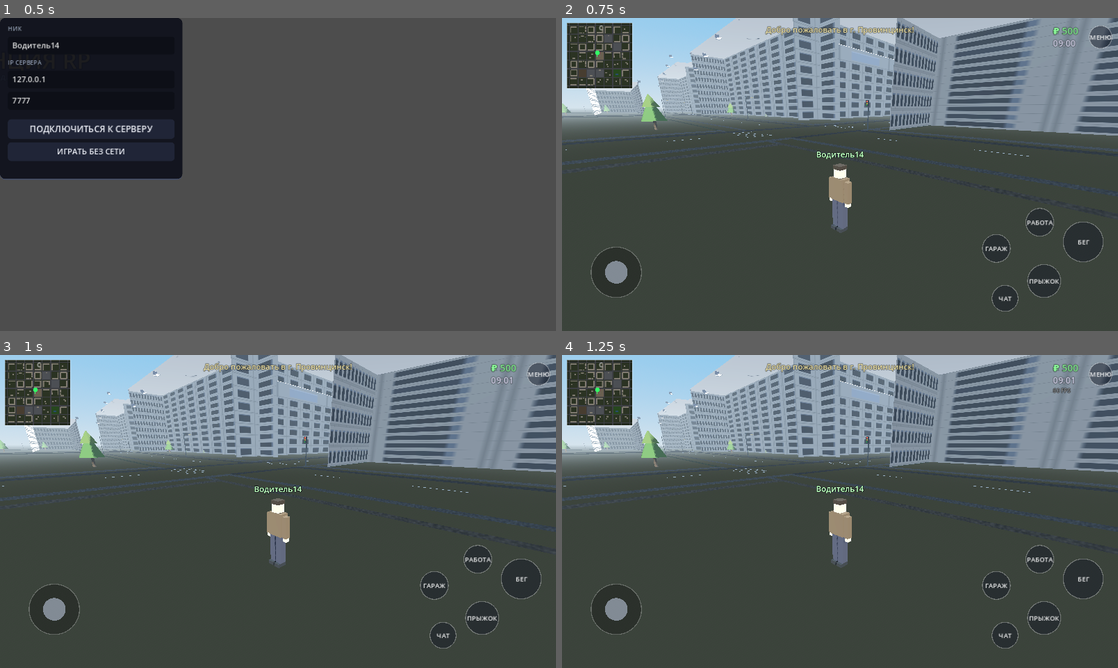
Above: before the commit, frames 1-4 (two rows, left to right).
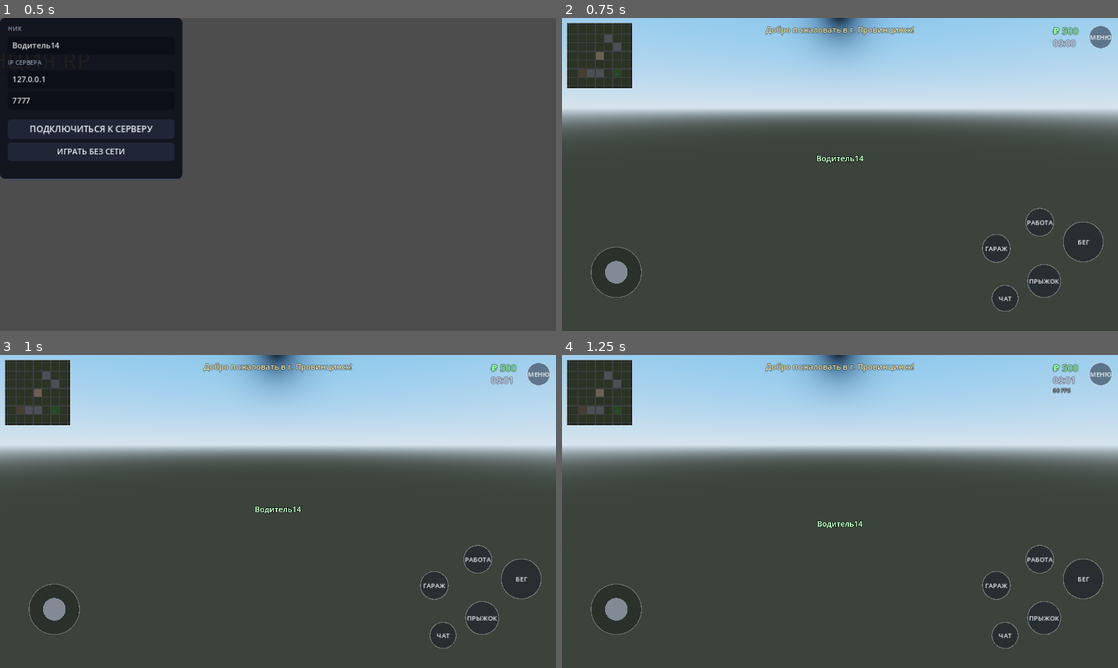
Above: after the commit, the same moments.

Repository: mimistr036-coder/launcher
Game: Godot game, scene res://br/boot.tscn
Same seed, same stepped clock (60 frames per second), same inputs: the game is played once before the commit and once after it.
Inputs:
- Up to frame 1 (0.5 s): no input
- Up to frame 2 (0.75 s): click "ИГРАТЬ БЕЗ СЕТИ" at 0.5 s
- Up to frame 3 (1 s): no input
- Up to frame 4 (1.25 s): no input

Frame 1 is identical in both runs. In frame 2, 28% of the frame differs, in the area x 0-100%, y 0-69%; in frame 3, 28%; in frame 4, 28%.
Error after the commit: Parse Error: Function "noise_img" has the same name as a previously declared function. (res://br/texture_lib.gd:173)

Commit message:
update: светлее асфальт/газон, бордюры, живые фасады (8 цветов стен, рамки окон, цоколь, небесный отлив стёкол), светлее тени; диагностика материалов в CI
Co-authored-by: arena-agent <297053741+arena-agent@users.noreply.github.com>

Diff:
--- a/game/br/boot.gd
+++ b/game/br/boot.gd
@@ -90,7 +90,11 @@
 				if not (geo is MeshInstance3D) or geo.mesh == null:
 					continue
 				var aab: AABB = geo.mesh.get_aabb()
-				print("[GEO] ", geo.name, " aabb_pos=", aab.position, " aabb_size=", aab.size)
+				var mat0: Material = geo.mesh.surface_get_material(0)
+				var has_tex: bool = mat0 != null and (mat0 as StandardMaterial3D).albedo_texture != null
+				var col: Color = (mat0 as StandardMaterial3D).albedo_color if mat0 != null else Color(-1, -1, -1)
+				print("[GEO] ", geo.name, " aabb_pos=", aab.position, " aabb_size=", aab.size,
+					" mat_tex=", has_tex, " mat_col=", col)
 				# вершины-экстремумы: где мусор?
 				for sidx in range(geo.mesh.get_surface_count()):
 					var arrs: Array = geo.mesh.surface_get_arrays(sidx)
--- a/game/br/city_builder.gd
+++ b/game/br/city_builder.gd
@@ -265,6 +265,15 @@
 			var x0 := line_coord(i) + ROAD_W * 0.5
 			var x1 := line_coord(i + 1) - ROAD_W * 0.5
 			_box(asph, Vector3((x0 + x1) * 0.5, -0.1, z), Vector3(x1 - x0, 0.2, ROAD_W))
+	# бордюрные камни вдоль дорог (визуал)
+	var curb = TL.flat(Color(0.66, 0.65, 0.62))
+	for i in range(GRID + 1):
+		var cx := line_coord(i)
+		_box(curb, Vector3(cx - ROAD_W * 0.5 - 0.2, 0.03, 0), Vector3(0.4, 0.16, L), false, 4.0, curb)
+		_box(curb, Vector3(cx + ROAD_W * 0.5 + 0.2, 0.03, 0), Vector3(0.4, 0.16, L), false, 4.0, curb)
+		var cz := line_coord(i)
+		_box(curb, Vector3(0, 0.03, cz - ROAD_W * 0.5 - 0.2), Vector3(L, 0.16, 0.4), false, 4.0, curb)
+		_box(curb, Vector3(0, 0.03, cz + ROAD_W * 0.5 + 0.2), Vector3(L, 0.16, 0.4), false, 4.0, curb)
 	# разметка (визуал, без коллизии)
 	var white = TL.flat(Color(0.85, 0.85, 0.82))
 	for i in [0, 3, 7]:
--- a/game/br/day_night.gd
+++ b/game/br/day_night.gd
@@ -58,8 +58,8 @@
 		_sky_mat.ground_bottom_color = NIGHT_HOR.lerp(Color(0.2, 0.22, 0.2), day)
 		_sky_mat.ground_horizon_color = _sky_mat.sky_horizon_color
 	if env != null:
-		env.ambient_light_energy = 0.28 + day * 0.55
-		env.ambient_light_color = Color(0.6, 0.7, 0.85).lerp(Color(0.25, 0.3, 0.45), night)
+		env.ambient_light_energy = 0.45 + day * 0.6
+		env.ambient_light_color = Color(0.72, 0.78, 0.9).lerp(Color(0.3, 0.35, 0.5), night)
 		env.fog_density = 0.0015 + night * 0.012
 		env.fog_light_color = _sky_mat.sky_horizon_color if _sky_mat != null else Color(0.5, 0.5, 0.5)
 	TL.set_night(night)
--- a/game/br/texture_lib.gd
+++ b/game/br/texture_lib.gd
@@ -19,8 +19,14 @@
 	return s.get_meta("night")
 
 const WALL_PALETTE := [
-	Color("c9c1b2"), Color("b9b3a7"), Color("cfc8ba"),
-	Color("a9a59d"), Color("b3a898"), Color("c2b8a6"),
+	Color("ddd3b4"),  # кремовый
+	Color("d9c49a"),  # бежевый
+	Color("cfa96e"),  # охристый
+	Color("b9c8b1"),  # мятно-зелёный
+	Color("adb9c4"),  # серо-голубой
+	Color("c98f6e"),  # кирпичный
+	Color("d8d0c0"),  # светлый камень
+	Color("cbb9d0"),  # сиреневатый
 ]
 
 # ---------------- Базовое ----------------
@@ -56,11 +62,11 @@
 	var cfg := {}
 	match kind:
 		"asphalt":
-			cfg = {"c": Color(0.23, 0.235, 0.25), "f": 0.09, "s": 11, "v": 0.5}
+			cfg = {"c": Color(0.31, 0.32, 0.345), "f": 0.09, "s": 11, "v": 0.30}
 		"walk":
-			cfg = {"c": Color(0.55, 0.545, 0.52), "f": 0.2, "s": 12, "v": 0.22}
+			cfg = {"c": Color(0.63, 0.62, 0.59), "f": 0.2, "s": 12, "v": 0.18}
 		"grass":
-			cfg = {"c": Color(0.25, 0.38, 0.17), "f": 0.06, "s": 13, "v": 0.4}
+			cfg = {"c": Color(0.31, 0.45, 0.22), "f": 0.06, "s": 13, "v": 0.32}
 		"plaza":
 			cfg = {"c": Color(0.56, 0.5, 0.42), "f": 0.15, "s": 14, "v": 0.25}
 		"dirt":
@@ -102,6 +108,11 @@
 	var seam := wall.darkened(0.18)
 	var rng := RandomNumberGenerator.new()
 	rng.seed = cols * 1000 + floors * 31 + variant
+	# цоколь первого этажа — тёмная каменная полоса
+	var plinth := Color(0.32, 0.31, 0.30)
+	for yy in range(ch - 8, ch):
+		for x in range(w):
+			img.set_pixel(x, yy, plinth.darkened(rng.randf() * 0.08))
 	for row in range(floors):
 		var y0 := row * ch
 		# панельные швы
@@ -118,7 +129,133 @@
 			var wy := y0 + 6
 			var ww := cw - 14
 			var wh := ch - 11
-			var glass := Color(0.10, 0.13, 0.17).lightened(rng.randf() * 0.10)
+			var glass := Color(0.17, 0.22, 0.29).lightened(rng.randf() * 0.16)
+			glass = glass.lerp(Color(0.45, 0.56, 0.66), rng.randf() * 0.35)
+			if row == 0 and variant == 2:
+				glass = Color(0.85, 0.87, 0.9).darkened(rng.randf() * 0.3)
+			# ночью светится часть окон этого окна
+			var lit := rng.randf() < 0.28
+			if row == 0 and variant == 2:
+				lit = true
+			var wc := Color(1.0, 0.72, 0.35).lightened(rng.randf() * 0.3)
+			if row == 0 and variant == 2:
+				wc = Color(0.95, 0.97, 1.0)
+			for yy in range(wh):
+				for xx in range(ww):
+					var px := clampi(wx + xx, 0, w - 1)
+					var py := clampi(wy + yy, 0, h - 1)
+					var c := glass
+					if yy < 2:
+						c = glass.lightened(0.35)
+					img.set_pixel(px, py, c)
+					if lit:
+						emis.set_pixel(px, py, wc)
+				# верх окна подсвечен небом
+				for xx in range(ww):
+					emis.set_pixel(clampi(wx + xx, 0, w - 1), clampi(wy, 0, h - 1), Color(0.18, 0.2, 0.25))
+			# белая рамка окна
+			for xx in range(ww + 2):
+				img.set_pixel(clampi(wx - 1 + xx, 0, w - 1), clampi(wy - 1, 0, h - 1), Color(0.92, 0.92, 0.9))
+				img.set_pixel(clampi(wx - 1 + xx, 0, w - 1), clampi(wy + wh, 0, h - 1), Color(0.92, 0.92, 0.9))
+			for yy2 in range(wh):
+				img.set_pixel(clampi(wx - 1, 0, w - 1), clampi(wy + yy2, 0, h - 1), Color(0.92, 0.92, 0.9))
+				img.set_pixel(clampi(wx + ww, 0, w - 1), clampi(wy + yy2, 0, h - 1), Color(0.92, 0.92, 0.9))
+	var m := StandardMaterial3D.new()
+	m.albedo_color = color
+	m.metallic = metallic
+	m.roughness = rough
+	if unshaded:
+		m.shading_mode = BaseMaterial3D.SHADING_MODE_UNSHADED
+	_cache()[key] = m
+	return m
+
+
+static func noise_img(w: int, h: int, freq: float, seedv: int, base: Color, vary: float) -> Image:
+	var img := Image.create(w, h, false, Image.FORMAT_RGB8)
+	var n := FastNoiseLite.new()
+	n.seed = seedv
+	n.frequency = freq
+	for y in range(h):
+		for x in range(w):
+			var v := n.get_noise_2d(float(x), float(y))
+			var f := clampf(0.5 + v * vary, 0.0, 1.0)
+			img.set_pixel(x, y, Color(base.r * f, base.g * f, base.b * f))
+	return img
+
+
+static func _ground_mat(kind: String) -> StandardMaterial3D:
+	var cfg := {}
+	match kind:
+		"asphalt":
+			cfg = {"c": Color(0.31, 0.32, 0.345), "f": 0.09, "s": 11, "v": 0.30}
+		"walk":
+			cfg = {"c": Color(0.63, 0.62, 0.59), "f": 0.2, "s": 12, "v": 0.18}
+		"grass":
+			cfg = {"c": Color(0.31, 0.45, 0.22), "f": 0.06, "s": 13, "v": 0.32}
+		"plaza":
+			cfg = {"c": Color(0.56, 0.5, 0.42), "f": 0.15, "s": 14, "v": 0.25}
+		"dirt":
+			cfg = {"c": Color(0.42, 0.36, 0.26), "f": 0.1, "s": 15, "v": 0.35}
+		_:
+			cfg = {"c": Color(0.5, 0.5, 0.5), "f": 0.1, "s": 1, "v": 0.3}
+	var m := StandardMaterial3D.new()
+	m.albedo_texture = ImageTexture.create_from_image(
+		noise_img(128, 128, cfg["f"], cfg["s"], cfg["c"], cfg["v"]))
+	m.roughness = 1.0
+	return m
+
+
+static func ground(kind: String) -> StandardMaterial3D:
+	var key := "ground_" + kind
+	if _cache().has(key):
+		return _cache()[key]
+	var m := _ground_mat(kind)
+	_cache()[key] = m
+	return m
+
+# ---------------- Фасады панелек ----------------
+## Текстура фасада: сетка окон на всю стену (UV каждой грани 0..1).
+## Ширины зданий квантованы, поэтому текстур немного и они шарятся.
+
+static func facade(cols: int, floors: int, variant: int) -> StandardMaterial3D:
+	var key := "facade_%d_%d_%d" % [cols, floors, variant]
+	if _cache().has(key):
+		return _cache()[key]
+	var cw := 32
+	var ch := 28
+	var w := cols * cw
+	var h := floors * ch
+	var wall: Color = WALL_PALETTE[abs(variant) % WALL_PALETTE.size()]
+	var img := Image.create(w, h, false, Image.FORMAT_RGB8)
+	var emis := Image.create(w, h, false, Image.FORMAT_RGB8)
+	img.fill(wall)
+	emis.fill(Color(0, 0, 0))
+	var seam := wall.darkened(0.18)
+	var rng := RandomNumberGenerator.new()
+	rng.seed = cols * 1000 + floors * 31 + variant
+	# цоколь первого этажа — тёмная каменная полоса
+	var plinth := Color(0.32, 0.31, 0.30)
+	for yy in range(ch - 8, ch):
+		for x in range(w):
+			img.set_pixel(x, yy, plinth.darkened(rng.randf() * 0.08))
+	for row in range(floors):
+		var y0 := row * ch
+		# панельные швы
+		for x in range(w):
+			img.set_pixel(x, clampi(y0 + ch - 2, 0, h - 1), seam)
+			if row > 0:
+				img.set_pixel(x, y0, seam)
+		for col in range(cols):
+			var x0 := col * cw
+			for yy in range(ch):
+				img.set_pixel(clampi(x0 + cw - 1, 0, w - 1), y0 + yy, seam)
+			# окно
+			var wx := x0 + 7
+			var wy := y0 + 6
+			var ww := cw - 14
+			var wh := ch - 11
+			var glass := Color(0.17, 0.22, 0.29).lightened(rng.randf() * 0.16)
+			glass = glass.lerp(Color(0.45, 0.56, 0.66), rng.randf() * 0.35)
 			if row == 0 and variant == 2:
 				glass = Color(0.85, 0.87, 0.9).darkened(rng.randf() * 0.3)
 			for yy in range(wh):
@@ -129,6 +266,13 @@
 					if yy < 2:
 						c = glass.lightened(0.35)
 					img.set_pixel(px, py, c)
+				# белая рамка окна
+				for xx in range(ww + 2):
+					img.set_pixel(clampi(wx - 1 + xx, 0, w - 1), clampi(wy - 1, 0, h - 1), Color(0.92, 0.92, 0.9))
+					img.set_pixel(clampi(wx - 1 + xx, 0, w - 1), clampi(wy + wh, 0, h - 1), Color(0.92, 0.92, 0.9))
+				for yy2 in range(wh):
+					img.set_pixel(clampi(wx - 1, 0, w - 1), clampi(wy + yy2, 0, h - 1), Color(0.92, 0.92, 0.9))
+					img.set_pixel(clampi(wx + ww, 0, w - 1), clampi(wy + yy2, 0, h - 1), Color(0.92, 0.92, 0.9))
 					# ночью часть окон светится
 					var lit := rng.randf() < 0.28
 					if row == 0 and variant == 2:
Not shown, changed: .github/workflows/ci.yml
Not shown, added: ci-logs/city-top.png
